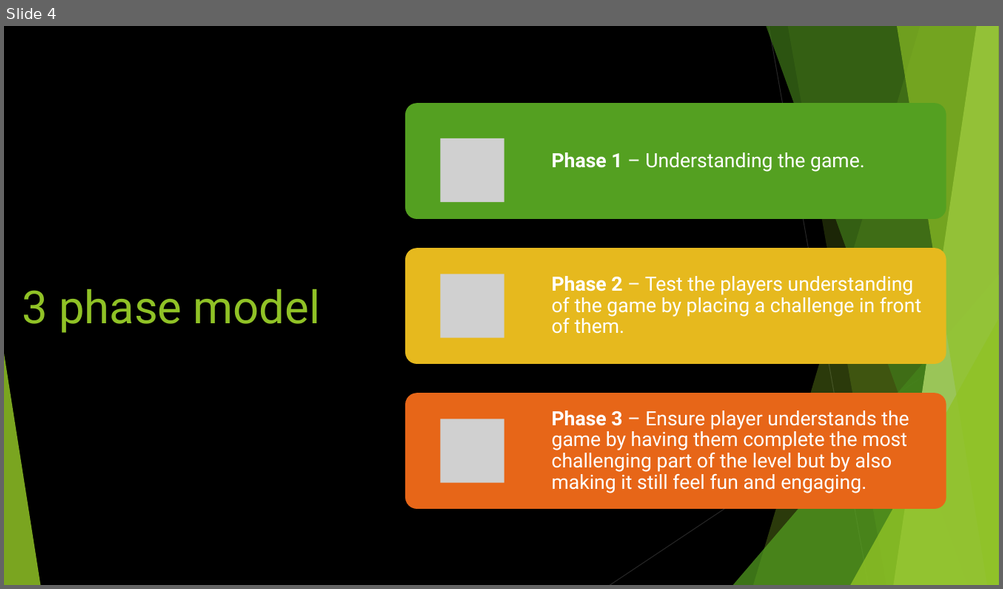
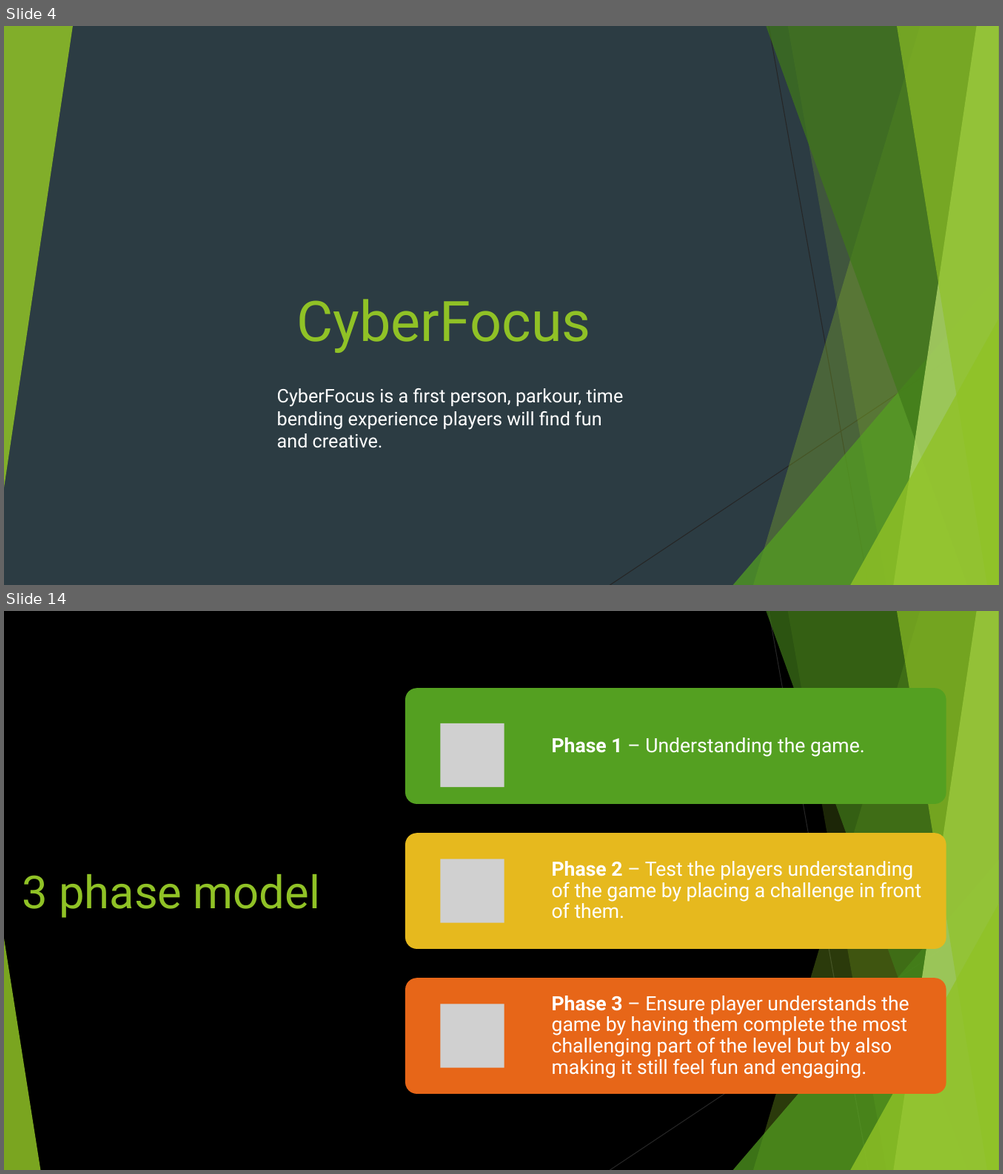
Before and after one commit to Pilokio/Tranzfuser, a slide deck: Virtual Pitch Presentation/Pitch.pptx. Shown one above the other, each under a label of ours: slide 4 before the commit, slides 4 and 14 after it; the slides between them are not shown. The pictures are 1003x589 and 1003x1174 pixels, drawn with LibreOffice and Linux fonts; fonts in the diff are those of the drawing; grey boxes stand for pictures. Boxes give left, top, right and bottom in pixels: in the first picture for what was removed or moved away, otherwise in the second. Text is boxed around its words. In the diff, an @@ line names an element or a change of style, - is before the commit and + after.

```diff
--- a/Virtual Pitch Presentation/Pitch.pptx
+++ b/Virtual Pitch Presentation/Pitch.pptx
@@ slide 4 added at (4, 26, 999, 585), background #2C3C43; not listed: 9 template elements that a slide beside it also shows @@
@@ triangle added at (4, 26, 73, 488), fill #90C226 at 85% opacity @@
@@ title added at (296, 299, 590, 353), 54 pt, text #90C226 @@
+CyberFocus
@@ text added at (277, 389, 623, 449), 18 pt, text #FFFFFF @@
+CyberFocus is a first person, parkour, time bending experience players will find fun and creative.
@@ what was slide 4 is now slide 14 @@
```
Also in this commit, not shown: 1 slide changed, 11 other slides added, 3 slides removed.
